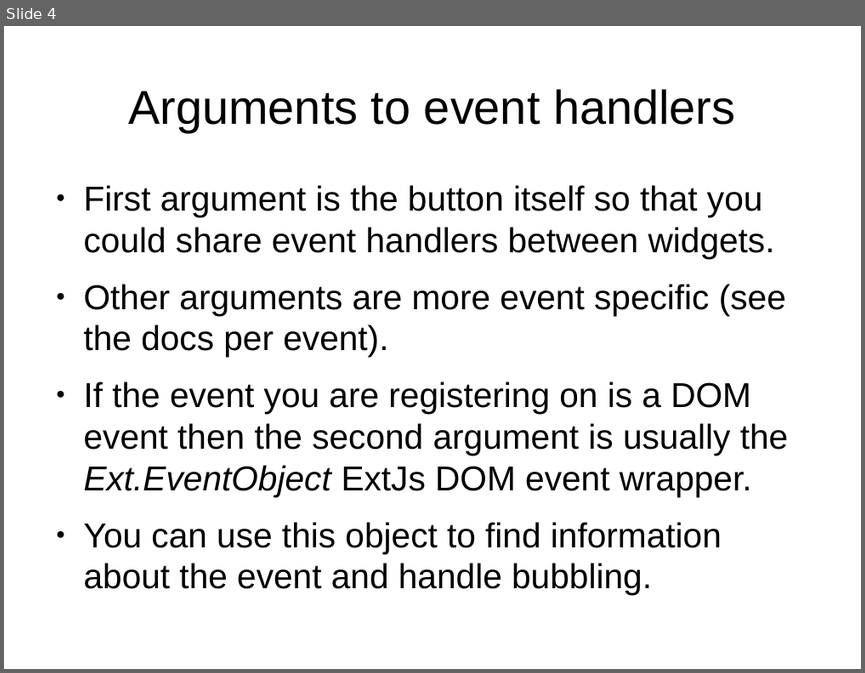
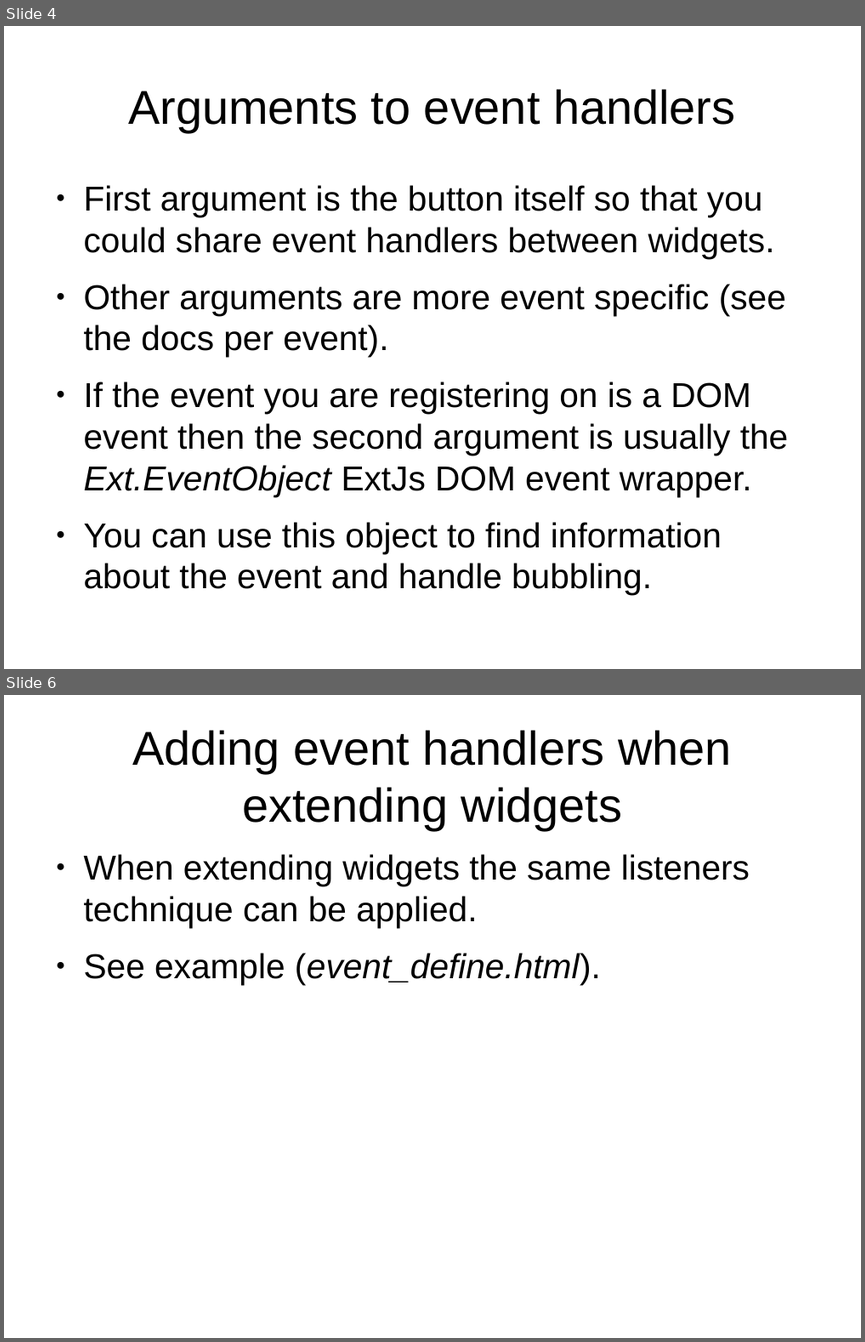
Before and after one commit to veltzer/demos, a slide deck: javascript/extjs/doc/extjs_event_handling.odp. Shown one above the other, each under a label of ours: slide 4 before the commit, slides 4 and 6 after it; the slides between them are not shown. The pictures are 865x673 and 865x1342 pixels, drawn with LibreOffice and Linux fonts; fonts in the diff are those of the drawing. Boxes give left, top, right and bottom in pixels: in the first picture for what was removed or moved away, otherwise in the second. Text is boxed around its words. In the diff, an @@ line names an element or a change of style, - is before the commit and + after.

Commit message:
more event handling

```diff
--- a/javascript/extjs/doc/extjs_event_handling.odp
+++ b/javascript/extjs/doc/extjs_event_handling.odp
@@ slide 6 added at (4,695,861,1338), background #FFFFFF @@
@@ title added at (132,730,732,830), 44 pt, text #000000 @@
+Adding event handlers when extending widgets
@@ text added at (84,854,749,984), 32 pt, text #000000 @@
+● When extending widgets the same listeners technique can be applied.
+● See example (event_define.html).
```
Also in this commit, not shown: 2 slides changed, 2 other slides added, 3 other files.
